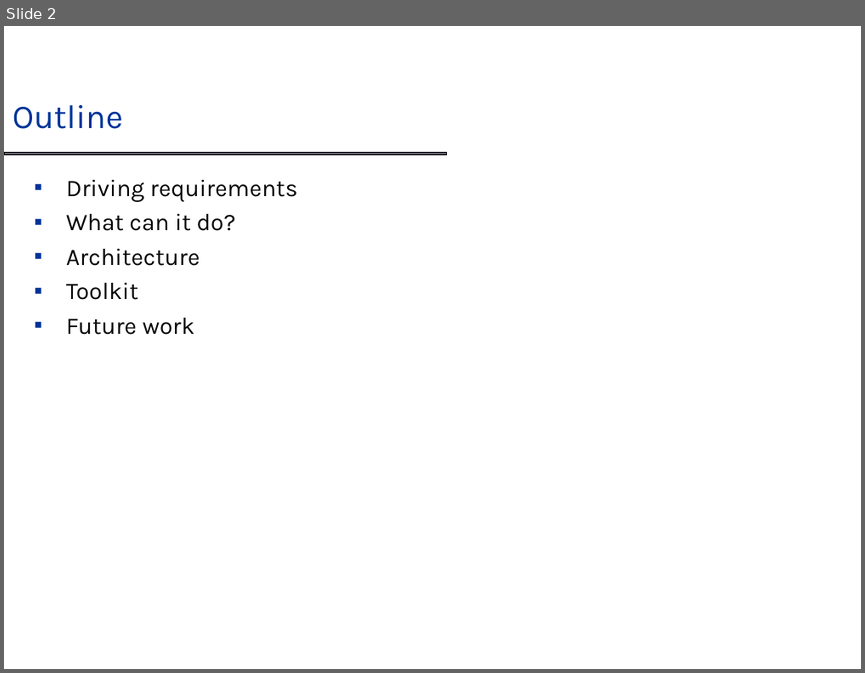
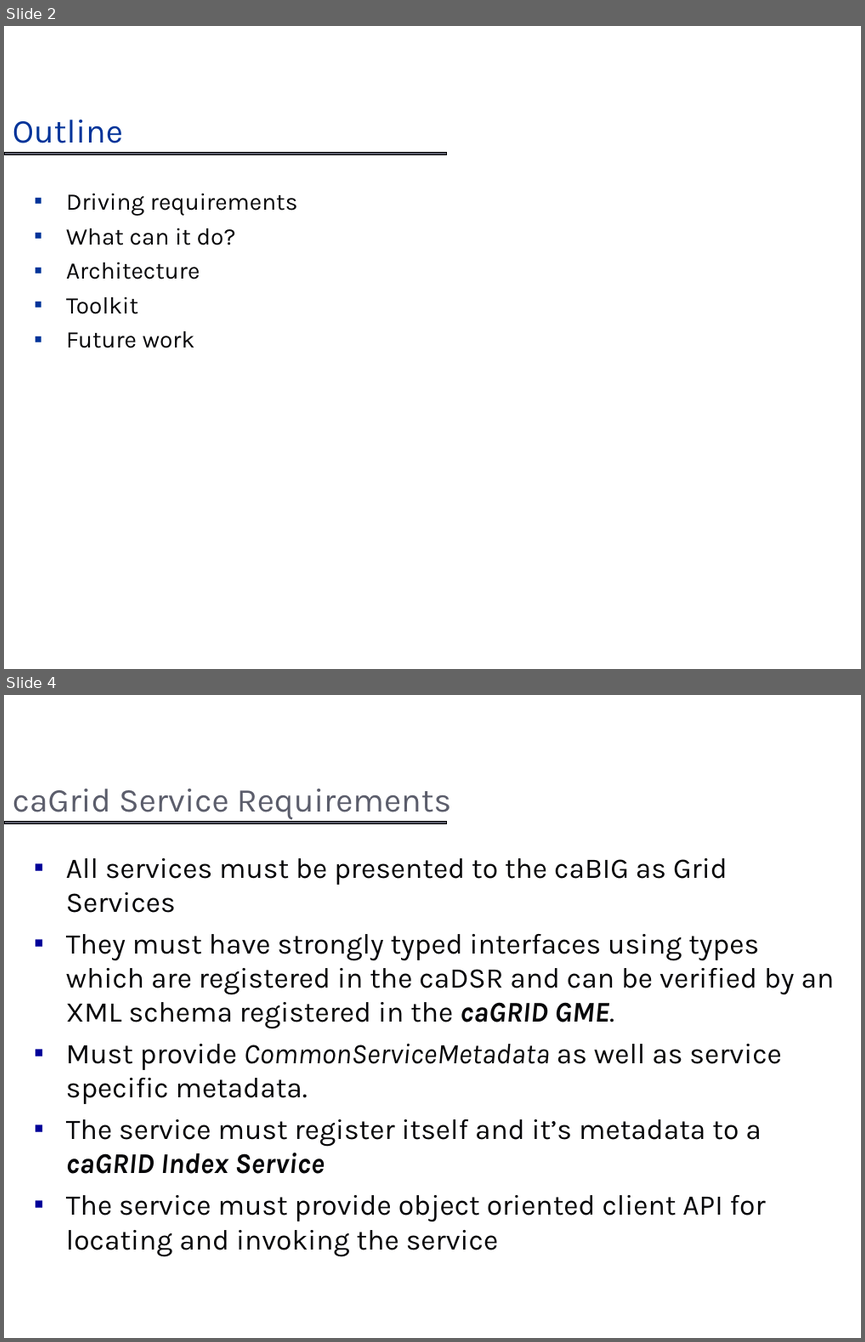
Before and after one commit to NCIP/cagrid-portal, a slide deck: cagrid-1-0/Documentation/presentations/introduce/Introduce_DIALOGUE2.ppt. Shown one above the other, each under a label of ours: slide 2 before the commit, slides 2 and 4 after it; the slides between them are not shown. The pictures are 865x673 and 865x1342 pixels, drawn with LibreOffice and Linux fonts; fonts in the diff are those of the drawing; background and template pictures are left out. Boxes give left, top, right and bottom in pixels: in the first picture for what was removed or moved away, otherwise in the second. Text is boxed around its words. In the diff, an @@ line names an element or a change of style, - is before the commit and + after.

```diff
--- a/cagrid-1-0/Documentation/presentations/introduce/Introduce_DIALOGUE2.ppt
+++ b/cagrid-1-0/Documentation/presentations/introduce/Introduce_DIALOGUE2.ppt
@@ slide 4 added at (x1=4, y1=695, x2=861, y2=1338), background #FFFFFF; not listed: 1 template element that a slide beside it also shows @@
@@ title added at (x1=12, y1=789, x2=451, y2=820), 28 pt, text #5B5D6B @@
+caGrid Service Requirements
@@ text added at (x1=66, y1=858, x2=834, y2=1256), 24 pt, text #070709 @@
+▪ All services must be presented to the caBIG as Grid Services
+▪ They must have strongly typed interfaces using types which are registered in the caDSR and can be verified by an XML schema registered in the caGRID GME.
+▪ Must provide CommonServiceMetadata as well as service specific metadata.
+▪ The service must register itself and it’s metadata to a caGRID Index Service
+▪ The service must provide object oriented client API for locating and invoking the service
@@ slide 2 changed as well @@
@@ title "Outline" moved from (x1=12, y1=105, x2=123, y2=129) to (x1=12, y1=120, x2=123, y2=143) @@
@@ text "Driving requirements" moved from (x1=66, y1=179, x2=298, y2=335) to (x1=66, y1=193, x2=298, y2=348) @@
```
Also in this commit, not shown: 1 other slide changed, 34 other slides added.
